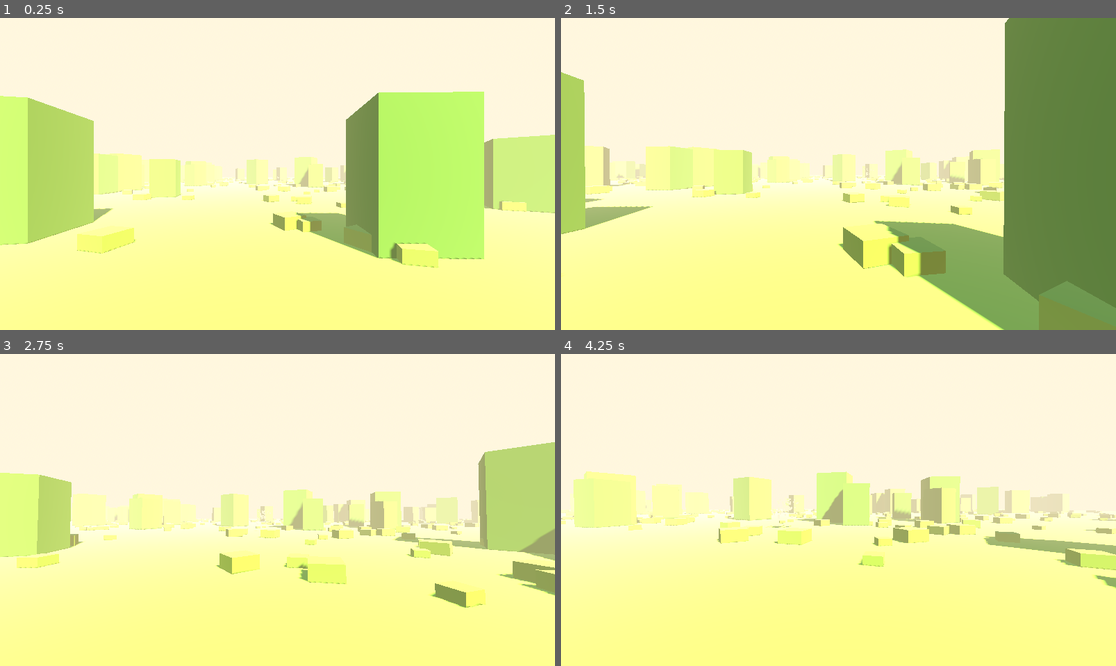
Above: before the commit, frames 1-4 (two rows, left to right).
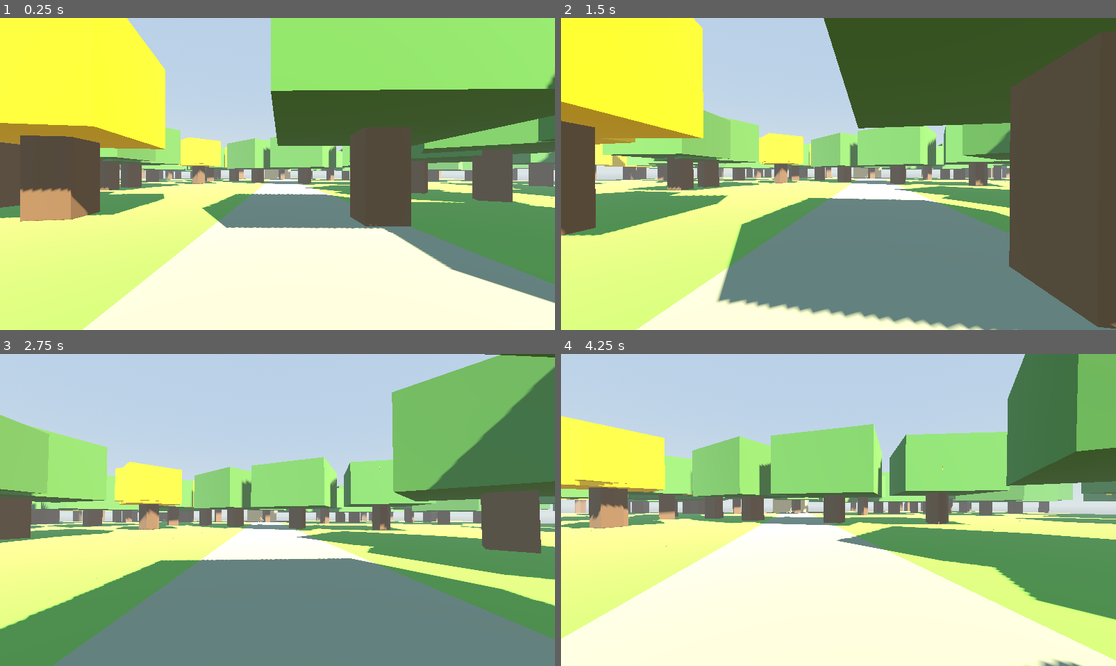
Above: after the commit, the same moments.

Repository: ElAdagioDeJP/Experience-Farm
Game: Godot game, scene res://escenas/Main.tscn
The game is run twice, just before and just after one commit, with the same random seed, the same clock (stepped at 60 frames per second) and the same inputs.
Inputs (mouse positions are in pixels of both pictures, inside the frame that each line leads up to):
- Up to frame 1 (0.25 s): no input
- Up to frame 2 (1.5 s): move the mouse to (866, 174) at 0.52 s; hold W (mover_adelante) from 0.53 s (still down); move the mouse to (810, 174) at 1.27 s
- Up to frame 3 (2.75 s): keep holding W (mover_adelante); move the mouse to (288, 503) at 2.02 s
- Up to frame 4 (4.25 s): keep holding W (mover_adelante); move the mouse to (832, 516) at 2.77 s; move the mouse to (877, 513) at 3.52 s

The runs differ from the first frame. In frame 1, 99% of the frame differs, in the area x 0-100%, y 0-100%; in frame 2, 98%; in frame 3, 99%; in frame 4, 99%.

Commit message:
fix: readable base map — lighting, tree shape, guided path
- Environment: cut fog density 6x, Filmic tonemap, lower ambient/light;
  removes the washed-out overexposed look.
- Trees now trunk + canopy (two aligned MultiMesh per type) instead of
  tall boxes; saman green wide canopy, araguaney yellow.
- ConstructorTerreno.gd paints grass field + central dirt path from spawn
  to the cabin via GridMap.set_cell_item.
- Cabana placeholder (walls + prism roof, collidable) as the destination.
- MeshLibrary tiles offset down 1m so tile tops sit flush at y=0.
- EsparcidorFlora: altura_offset param to lift canopy over trunk.
- Removed temporary ground; GridMap is the floor now.

Diff:
--- a/assets/models/biblioteca_terreno.tres
+++ b/assets/models/biblioteca_terreno.tres
@@ -36,16 +36,16 @@
 [resource]
 item/0/name = "grama"
 item/0/mesh = SubResource("BoxMesh_grama")
-item/0/mesh_transform = Transform3D(1, 0, 0, 0, 1, 0, 0, 0, 1, 0, 0, 0)
-item/0/shapes = [SubResource("BoxShape_celda"), Transform3D(1, 0, 0, 0, 1, 0, 0, 0, 1, 0, 0, 0)]
+item/0/mesh_transform = Transform3D(1, 0, 0, 0, 1, 0, 0, 0, 1, 0, -1, 0)
+item/0/shapes = [SubResource("BoxShape_celda"), Transform3D(1, 0, 0, 0, 1, 0, 0, 0, 1, 0, -1, 0)]
 item/0/navigation_layers = 0
 item/1/name = "tierra"
 item/1/mesh = SubResource("BoxMesh_tierra")
-item/1/mesh_transform = Transform3D(1, 0, 0, 0, 1, 0, 0, 0, 1, 0, 0, 0)
-item/1/shapes = [SubResource("BoxShape_celda"), Transform3D(1, 0, 0, 0, 1, 0, 0, 0, 1, 0, 0, 0)]
+item/1/mesh_transform = Transform3D(1, 0, 0, 0, 1, 0, 0, 0, 1, 0, -1, 0)
+item/1/shapes = [SubResource("BoxShape_celda"), Transform3D(1, 0, 0, 0, 1, 0, 0, 0, 1, 0, -1, 0)]
 item/1/navigation_layers = 0
 item/2/name = "camino"
 item/2/mesh = SubResource("BoxMesh_camino")
-item/2/mesh_transform = Transform3D(1, 0, 0, 0, 1, 0, 0, 0, 1, 0, 0, 0)
-item/2/shapes = [SubResource("BoxShape_celda"), Transform3D(1, 0, 0, 0, 1, 0, 0, 0, 1, 0, 0, 0)]
+item/2/mesh_transform = Transform3D(1, 0, 0, 0, 1, 0, 0, 0, 1, 0, -1, 0)
+item/2/shapes = [SubResource("BoxShape_celda"), Transform3D(1, 0, 0, 0, 1, 0, 0, 0, 1, 0, -1, 0)]
 item/2/navigation_layers = 0
--- a/escenas/Main.tscn
+++ b/escenas/Main.tscn
@@ -1,15 +1,15 @@
-[gd_scene load_steps=20 format=3 uid="uid://dmainfarm00001"]
-
-[ext_resource type="PackedScene" uid="uid://b1jugador0farm1" path="res://escenas/jugador/Jugador.tscn" id="1_jug"]
-[ext_resource type="MeshLibrary" uid="uid://cterrenolib0farm" path="res://assets/models/biblioteca_terreno.tres" id="2_lib"]
+[gd_scene load_steps=30 format=3 uid="uid://dmainfarm00001"]
+
+[ext_resource type="PackedScene" path="res://escenas/jugador/Jugador.tscn" id="1_jug"]
+[ext_resource type="MeshLibrary" path="res://assets/models/biblioteca_terreno.tres" id="2_lib"]
 [ext_resource type="Script" path="res://escenas/mundo/EsparcidorFlora.gd" id="3_esp"]
+[ext_resource type="Script" path="res://escenas/mundo/ConstructorTerreno.gd" id="4_con"]
 
 [sub_resource type="ProceduralSkyMaterial" id="Sky_mat"]
-sky_top_color = Color(0.45, 0.62, 0.82, 1)
-sky_horizon_color = Color(0.98, 0.85, 0.62, 1)
-ground_bottom_color = Color(0.55, 0.46, 0.32, 1)
-ground_horizon_color = Color(0.98, 0.85, 0.62, 1)
-sun_angle_max = 30.0
+sky_top_color = Color(0.35, 0.55, 0.78, 1)
+sky_horizon_color = Color(0.78, 0.82, 0.78, 1)
+ground_bottom_color = Color(0.42, 0.4, 0.32, 1)
+ground_horizon_color = Color(0.78, 0.82, 0.78, 1)
 
 [sub_resource type="Sky" id="Sky_1"]
 sky_material = SubResource("Sky_mat")
@@ -18,40 +18,56 @@
 background_mode = 2
 sky = SubResource("Sky_1")
 ambient_light_source = 3
-ambient_light_energy = 0.4
-tonemap_mode = 3
+ambient_light_energy = 0.35
+tonemap_mode = 2
+tonemap_exposure = 1.0
 fog_enabled = true
-fog_light_color = Color(1.0, 0.9, 0.69, 1)
-fog_density = 0.012
-
-[sub_resource type="StandardMaterial3D" id="Mat_suelo"]
-albedo_color = Color(0.478, 0.604, 0.235, 1)
-metallic = 0.0
-roughness = 1.0
-
-[sub_resource type="BoxMesh" id="Mesh_suelo"]
-material = SubResource("Mat_suelo")
-size = Vector3(200, 1, 200)
-
-[sub_resource type="BoxShape3D" id="Shape_suelo"]
-size = Vector3(200, 1, 200)
-
-[sub_resource type="StandardMaterial3D" id="Mat_arbol"]
+fog_light_color = Color(0.74, 0.8, 0.86, 1)
+fog_density = 0.0018
+fog_aerial_perspective = 0.5
+
+[sub_resource type="StandardMaterial3D" id="Mat_tronco"]
+albedo_color = Color(0.42, 0.31, 0.2, 1)
+metallic = 0.0
+roughness = 1.0
+
+[sub_resource type="BoxMesh" id="Mesh_tronco"]
+material = SubResource("Mat_tronco")
+size = Vector3(1.4, 5, 1.4)
+
+[sub_resource type="StandardMaterial3D" id="Mat_copa_saman"]
 albedo_color = Color(0.31, 0.48, 0.22, 1)
 metallic = 0.0
 roughness = 1.0
 
-[sub_resource type="BoxMesh" id="Mesh_arbol"]
-material = SubResource("Mat_arbol")
-size = Vector3(2.5, 8, 2.5)
-
-[sub_resource type="MultiMesh" id="MM_saman"]
-transform_format = 1
-mesh = SubResource("Mesh_arbol")
-
-[sub_resource type="MultiMesh" id="MM_araguaney"]
-transform_format = 1
-mesh = SubResource("Mesh_arbol")
+[sub_resource type="BoxMesh" id="Mesh_copa_saman"]
+material = SubResource("Mat_copa_saman")
+size = Vector3(7, 4, 7)
+
+[sub_resource type="StandardMaterial3D" id="Mat_copa_arag"]
+albedo_color = Color(0.95, 0.76, 0.0, 1)
+metallic = 0.0
+roughness = 1.0
+
+[sub_resource type="BoxMesh" id="Mesh_copa_arag"]
+material = SubResource("Mat_copa_arag")
+size = Vector3(5, 4, 5)
+
+[sub_resource type="MultiMesh" id="MM_saman_tronco"]
+transform_format = 1
+mesh = SubResource("Mesh_tronco")
+
+[sub_resource type="MultiMesh" id="MM_saman_copa"]
+transform_format = 1
+mesh = SubResource("Mesh_copa_saman")
+
+[sub_resource type="MultiMesh" id="MM_arag_tronco"]
+transform_format = 1
+mesh = SubResource("Mesh_tronco")
+
+[sub_resource type="MultiMesh" id="MM_arag_copa"]
+transform_format = 1
+mesh = SubResource("Mesh_copa_arag")
 
 [sub_resource type="StandardMaterial3D" id="Mat_maleza"]
 albedo_color = Color(0.43, 0.55, 0.23, 1)
@@ -77,6 +93,27 @@
 material = SubResource("Mat_luc")
 size = Vector3(0.12, 0.12, 0.12)
 
+[sub_resource type="StandardMaterial3D" id="Mat_cabana"]
+albedo_color = Color(0.78, 0.66, 0.47, 1)
+metallic = 0.0
+roughness = 1.0
+
+[sub_resource type="BoxMesh" id="Mesh_cabana"]
+material = SubResource("Mat_cabana")
+size = Vector3(8, 5, 8)
+
+[sub_resource type="BoxShape3D" id="Shape_cabana"]
+size = Vector3(8, 5, 8)
+
+[sub_resource type="StandardMaterial3D" id="Mat_techo"]
+albedo_color = Color(0.61, 0.23, 0.18, 1)
+metallic = 0.0
+roughness = 1.0
+
+[sub_resource type="PrismMesh" id="Mesh_techo"]
+material = SubResource("Mat_techo")
+size = Vector3(9, 3, 9)
+
 [node name="Main" type="Node3D"]
 
 [node name="WorldEnvironment" type="WorldEnvironment" parent="."]
@@ -84,8 +121,8 @@
 
 [node name="SolDireccional" type="DirectionalLight3D" parent="."]
 transform = Transform3D(0.866, -0.353, 0.353, 0, 0.707, 0.707, -0.5, -0.612, 0.612, 0, 20, 0)
-light_color = Color(1.0, 0.92, 0.77, 1)
-light_energy = 1.2
+light_color = Color(1.0, 0.94, 0.82, 1)
+light_energy = 1.1
 shadow_enabled = true
 
 [node name="Terreno" type="GridMap" parent="."]
@@ -93,56 +130,91 @@
 cell_size = Vector3(2, 2, 2)
 collision_layer = 1
 collision_mask = 0
-
-[node name="SueloProvisional" type="StaticBody3D" parent="."]
-transform = Transform3D(1, 0, 0, 0, 1, 0, 0, 0, 1, 0, -0.5, 0)
-collision_layer = 1
-collision_mask = 0
-
-[node name="Malla" type="MeshInstance3D" parent="SueloProvisional"]
-mesh = SubResource("Mesh_suelo")
-
-[node name="Colision" type="CollisionShape3D" parent="SueloProvisional"]
-shape = SubResource("Shape_suelo")
+script = ExtResource("4_con")
 
 [node name="Flora" type="Node3D" parent="."]
 
-[node name="MMI_Saman" type="MultiMeshInstance3D" parent="Flora"]
-multimesh = SubResource("MM_saman")
-script = ExtResource("3_esp")
-cantidad = 120
-area = Vector2(140, 140)
+[node name="MMI_SamanTronco" type="MultiMeshInstance3D" parent="Flora"]
+multimesh = SubResource("MM_saman_tronco")
+script = ExtResource("3_esp")
+cantidad = 90
+area = Vector2(130, 130)
+escala_min = 0.9
+escala_max = 1.3
 semilla = 1337
-
-[node name="MMI_Araguaney" type="MultiMeshInstance3D" parent="Flora"]
-multimesh = SubResource("MM_araguaney")
-script = ExtResource("3_esp")
-cantidad = 60
-area = Vector2(140, 140)
+radio_excluido = 8.0
+altura_offset = 2.5
+
+[node name="MMI_SamanCopa" type="MultiMeshInstance3D" parent="Flora"]
+multimesh = SubResource("MM_saman_copa")
+script = ExtResource("3_esp")
+cantidad = 90
+area = Vector2(130, 130)
+escala_min = 0.9
+escala_max = 1.3
+semilla = 1337
+radio_excluido = 8.0
+altura_offset = 6.0
+
+[node name="MMI_AraguaneyTronco" type="MultiMeshInstance3D" parent="Flora"]
+multimesh = SubResource("MM_arag_tronco")
+script = ExtResource("3_esp")
+cantidad = 45
+area = Vector2(130, 130)
 escala_min = 0.8
 escala_max = 1.1
 semilla = 7
 radio_excluido = 10.0
+altura_offset = 2.5
+
+[node name="MMI_AraguaneyCopa" type="MultiMeshInstance3D" parent="Flora"]
+multimesh = SubResource("MM_arag_copa")
+script = ExtResource("3_esp")
+cantidad = 45
+area = Vector2(130, 130)
+escala_min = 0.8
+escala_max = 1.1
+semilla = 7
+radio_excluido = 10.0
+altura_offset = 6.0
 
 [node name="MMI_Maleza" type="MultiMeshInstance3D" parent="Flora"]
 multimesh = SubResource("MM_maleza")
 script = ExtResource("3_esp")
-cantidad = 1200
-area = Vector2(150, 150)
+cantidad = 900
+area = Vector2(120, 120)
 escala_min = 0.6
 escala_max = 1.4
 semilla = 99
 radio_excluido = 3.0
+altura_offset = 0.4
+
+[node name="Cabana" type="StaticBody3D" parent="."]
+transform = Transform3D(1, 0, 0, 0, 1, 0, 0, 0, 1, 0, 0, -50)
+collision_layer = 1
+collision_mask = 0
+
+[node name="Cuerpo" type="MeshInstance3D" parent="Cabana"]
+transform = Transform3D(1, 0, 0, 0, 1, 0, 0, 0, 1, 0, 2.5, 0)
+mesh = SubResource("Mesh_cabana")
+
+[node name="Colision" type="CollisionShape3D" parent="Cabana"]
+transform = Transform3D(1, 0, 0, 0, 1, 0, 0, 0, 1, 0, 2.5, 0)
+shape = SubResource("Shape_cabana")
+
+[node name="Techo" type="MeshInstance3D" parent="Cabana"]
+transform = Transform3D(1, 0, 0, 0, 1, 0, 0, 0, 1, 0, 6.5, 0)
+mesh = SubResource("Mesh_techo")
 
 [node name="Atmosfera" type="Node3D" parent="."]
 
 [node name="Luciernagas" type="CPUParticles3D" parent="Atmosfera"]
-transform = Transform3D(1, 0, 0, 0, 1, 0, 0, 0, 1, 0, 1.5, -12)
-amount = 80
+transform = Transform3D(1, 0, 0, 0, 1, 0, 0, 0, 1, 0, 1.5, -42)
+amount = 90
 lifetime = 5.0
 mesh = SubResource("Mesh_luc")
 emission_shape = 1
-emission_box_extents = Vector3(8, 1.5, 8)
+emission_box_extents = Vector3(10, 2, 10)
 gravity = Vector3(0, 0, 0)
 initial_velocity_min = 0.1
 initial_velocity_max = 0.5
--- /dev/null
+++ b/escenas/mundo/ConstructorTerreno.gd
@@ -0,0 +1,31 @@
+extends GridMap
+## Pinta el terreno del nivel: un campo de grama con un sendero de tierra que
+## guía visualmente desde el spawn (z+) hasta la cabaña al fondo (z-).
+## Items de la MeshLibrary: 0=grama, 1=tierra, 2=camino.
+
+const ITEM_GRAMA := 0
+const ITEM_TIERRA := 1
+const ITEM_CAMINO := 2
+
+## Mitad del ancho del campo en celdas (campo = (2*ancho+1) celdas en X).
+@export var ancho_campo: int = 28
+@export var z_inicio: int = 12    # borde detrás del spawn (grid z)
+@export var z_fin: int = -26      # borde en la cabaña (grid z)
+@export var ancho_sendero: int = 1 # celdas a cada lado del centro (sendero = 2*esto+1)
+
+
+func _ready() -> void:
+	# Campo de grama (relleno base).
+	for x in range(-ancho_campo, ancho_campo + 1):
+		for z in range(z_fin, z_inicio + 1):
+			set_cell_item(Vector3i(x, 0, z), ITEM_GRAMA)
+
+	# Sendero de tierra/camino por el centro, del spawn a la cabaña.
+	for z in range(z_fin, z_inicio + 1):
+		for x in range(-ancho_sendero, ancho_sendero + 1):
+			set_cell_item(Vector3i(x, 0, z), ITEM_CAMINO)
+
+	# Pequeño claro de tierra batida frente a la cabaña.
+	for x in range(-4, 5):
+		for z in range(z_fin, z_fin + 5):
+			set_cell_item(Vector3i(x, 0, z), ITEM_TIERRA)
--- a/escenas/mundo/EsparcidorFlora.gd
+++ b/escenas/mundo/EsparcidorFlora.gd
@@ -1,10 +1,8 @@
 extends MultiMeshInstance3D
-## Esparce N instancias de una malla (árbol/maleza) sobre la sabana en una sola
-## draw call. Distribución procedural con semilla fija (reproducible) + jitter
-## de rotación y escala para romper la repetición.
-##
-## Uso: pon este script en un MultiMeshInstance3D, asigna un MultiMesh con su
-## Mesh (tu .gltf importado) en el Inspector, y ajusta los parámetros.
+## Esparce N instancias de una malla (tronco/copa/maleza) sobre la sabana en una
+## sola draw call. Distribución procedural con semilla fija (reproducible) + jitter
+## de rotación y escala. Para un árbol "tronco + copa" usa DOS nodos con la MISMA
+## semilla/area/cantidad/radio_excluido (quedan alineados) y distinto altura_offset.
 
 @export var cantidad: int = 300
 @export var area: Vector2 = Vector2(120, 120)   # extensión X/Z en metros
@@ -13,6 +11,8 @@
 @export var semilla: int = 1337
 ## Radio libre alrededor del origen (deja despejado el sendero/spawn).
 @export var radio_excluido: float = 6.0
+## Altura (Y) a la que se centra cada instancia. Sube la copa sobre el tronco.
+@export var altura_offset: float = 0.0
 
 
 func _ready() -> void:
@@ -32,7 +32,7 @@
 	for i in cantidad:
 		var pos := Vector3(
 			rng.randf_range(-area.x * 0.5, area.x * 0.5),
-			0.0,
+			altura_offset,
 			rng.randf_range(-area.y * 0.5, area.y * 0.5)
 		)
 		# Reintenta si cae dentro del radio despejado (sendero/spawn).
--- a/project.godot
+++ b/project.godot
@@ -11,27 +11,31 @@
 [application]
 
 config/name="Granja_Carabobeña"
+run/main_scene="res://escenas/Main.tscn"
 config/features=PackedStringArray("4.6", "GL Compatibility")
 config/icon="res://icon.svg"
-run/main_scene="res://escenas/Main.tscn"
 
 [input]
 
 mover_adelante={
 "deadzone": 0.5,
-"events": [Object(InputEventKey,"resource_local_to_scene":fa …(209 unchanged characters)… "location":0,"echo":false,"script":null)]
+"events": [Object(InputEventKey,"resource_local_to_scene":fa …(209 unchanged characters)… "location":0,"echo":false,"script":null)
+]
 }
 mover_atras={
 "deadzone": 0.5,
-"events": [Object(InputEventKey,"resource_local_to_scene":fa …(209 unchanged characters)… "location":0,"echo":false,"script":null)]
+"events": [Object(InputEventKey,"resource_local_to_scene":fa …(209 unchanged characters)… "location":0,"echo":false,"script":null)
+]
 }
 mover_izquierda={
 "deadzone": 0.5,
-"events": [Object(InputEventKey,"resource_local_to_scene":fa …(209 unchanged characters)… "location":0,"echo":false,"script":null)]
+"events": [Object(InputEventKey,"resource_local_to_scene":fa …(209 unchanged characters)… "location":0,"echo":false,"script":null)
+]
 }
 mover_derecha={
 "deadzone": 0.5,
-"events": [Object(InputEventKey,"resource_local_to_scene":fa …(209 unchanged characters)… "location":0,"echo":false,"script":null)]
+"events": [Object(InputEventKey,"resource_local_to_scene":fa …(209 unchanged characters)… "location":0,"echo":false,"script":null)
+]
 }
 
 [physics]
Not shown, added: escenas/jugador/Jugador.gd.uid
Not shown, added: escenas/mundo/EsparcidorFlora.gd.uid
